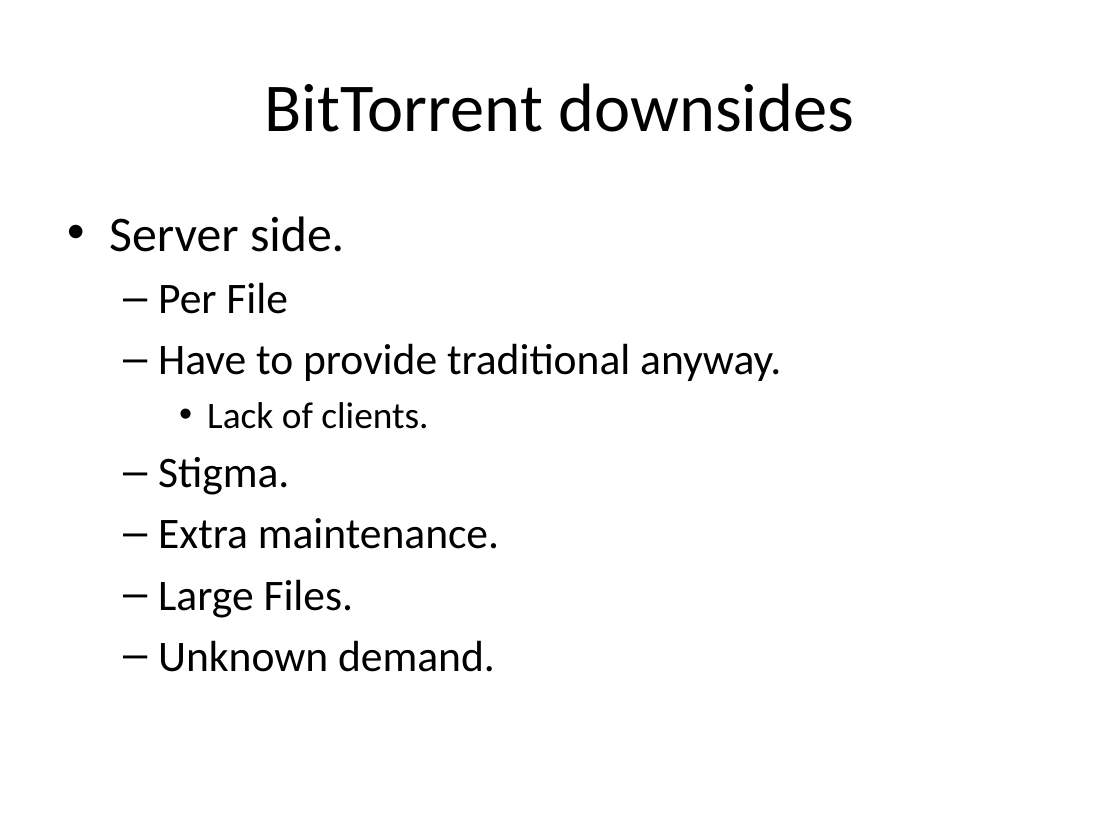
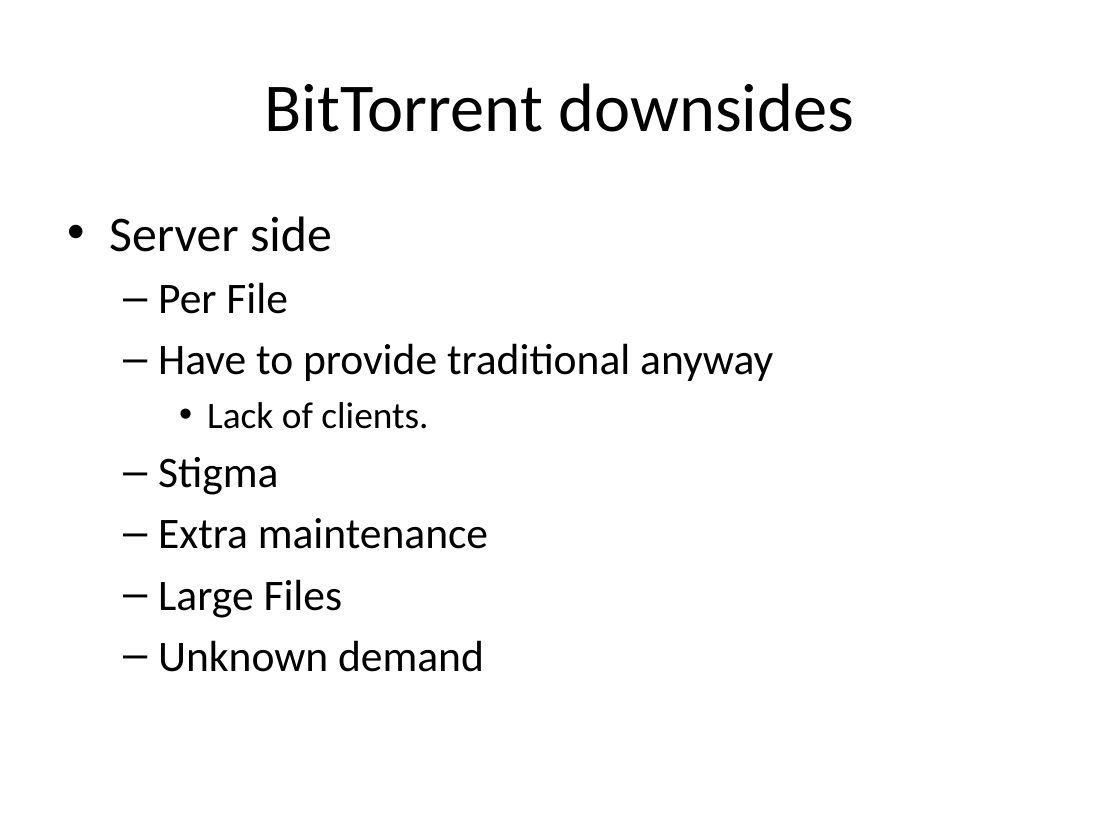
Before and after one commit to rdp/p2pwebclient, a slide deck: slide 8 of thesis_presentation/How to Make the Internet Faster.pptx. Drawn at 1120x840 pixels with LibreOffice and Linux fonts; fonts in the diff are those of the drawing. Boxes give left, top, right and bottom in pixels: in the first picture for what was removed or moved away, otherwise in the second. Text is boxed around its words. In the diff, an @@ line names an element or a change of style, - is before the commit and + after.

```diff
--- a/thesis_presentation/How to Make the Internet Faster.pptx
+++ b/thesis_presentation/How to Make the Internet Faster.pptx
@@ text at box(109, 216, 332, 252): text changed @@
-• Server side.
+• Server side
@@ text at box(158, 343, 773, 381): text changed @@
-  – Have to provide traditional anyway.
+  – Have to provide traditional anyway
@@ text at box(158, 457, 488, 672): text changed @@
-  – Stigma.
-  – Extra maintenance.
-  – Large Files.
-  – Unknown demand.
+  – Stigma
+  – Extra maintenance
+  – Large Files
+  – Unknown demand
```
Also in this commit, not shown: 21 other slides changed, 1 other file.
